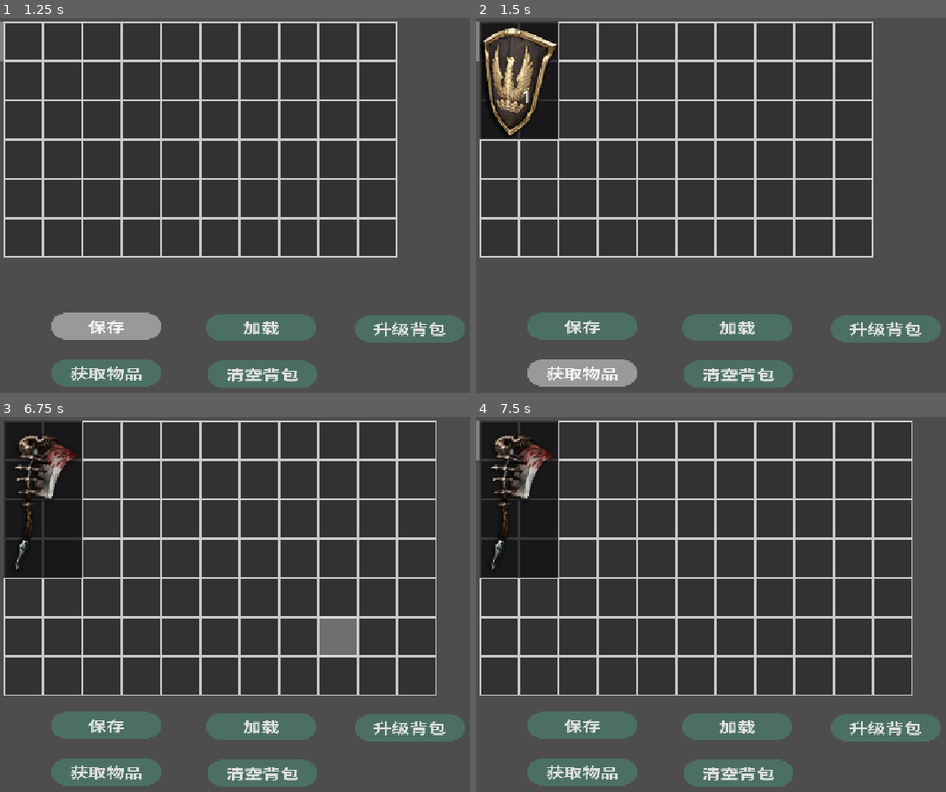
Above: before the commit, frames 1-4 (two rows, left to right).
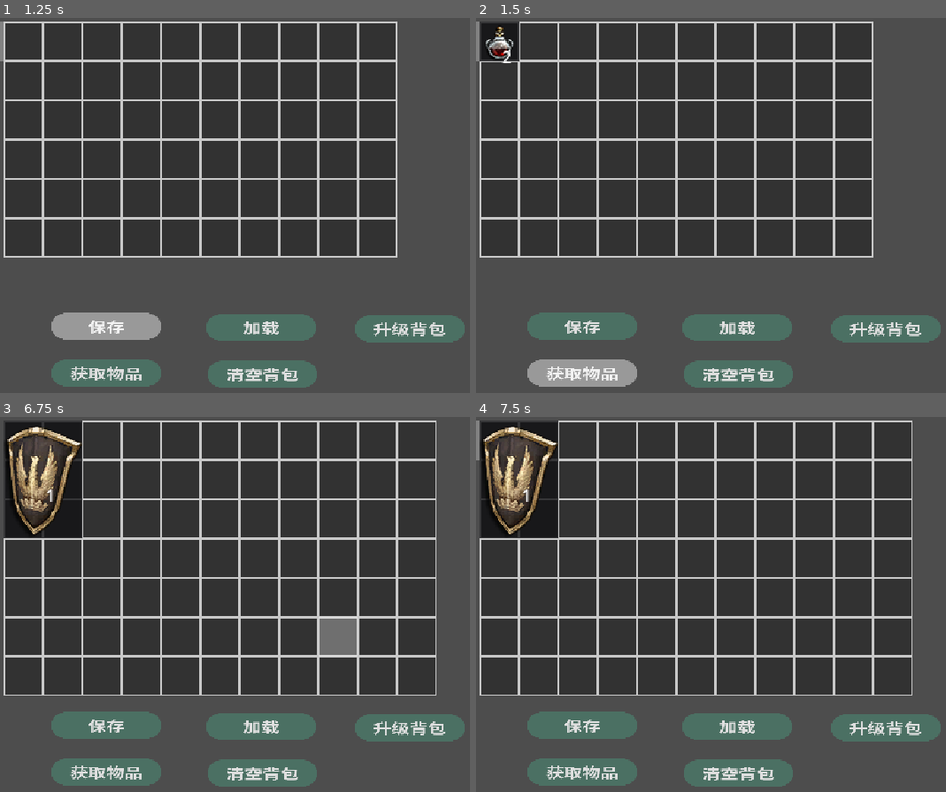
Above: after the commit, the same moments.

Repository: TechAoba/InventorySystem
Game: Godot game, scene res://scenes/main.tscn
The game is run twice, just before and just after one commit, with the same random seed, the same clock (stepped at 60 frames per second) and the same inputs.
Inputs (mouse positions are in pixels of both pictures, inside the frame that each line leads up to):
- Up to frame 1 (1.25 s): click "保存" at 0.5 s
- Up to frame 2 (1.5 s): click "获取物品" at 1.25 s
- Up to frame 3 (6.75 s): click "加载" at 2 s; click "清空背包" at 2.75 s; click "升级背包" at 3.5 s; tap Enter (confirm) at 4.25, 5, 5.1, 5.75, 6.5 s; move the mouse to (220, 559) at 4.27 s; hold D (right) 4.28-5.03 s; tap R (pack) at 4.35, 5.3, 5.85 s; click (220, 559) at 4.42 s; move the mouse to (211, 634) at 5.02 s; hold S (down) 5.03-5.78 s; move the mouse to (423, 529) at 5.77 s; hold D (right) 5.78-6.53 s; move the mouse to (319, 694) at 6.52 s; hold W (up) from 6.53 s (still down); tap P (pickup) at 6.6 s; click (319, 694) at 6.67 s
- Up to frame 4 (7.5 s): tap R (pack) at 6.8 s; tap Enter (confirm) at 7.25 s; move the mouse to (outside the picture) at 7.27 s; release W (up) at 7.28 s; hold A (left) from 7.28 s (still down); tap Tab (tab) at 7.35 s

Frame 1 is identical in both runs. In frame 2, 4.3% of the frame differs, in the area x 0-18%, y 0-33%; in frame 3, 4.2%; in frame 4, 4.2%.

Commit message:
bug修复: 键盘移动旋转物体时高亮错位

Diff:
--- /dev/null
+++ b/resources/items/剑武器.tres
@@ -0,0 +1,19 @@
+[gd_resource type="Resource" script_class="ItemWeapon" format=3 uid="uid://fxq5y4gn7dv0"]
+
+[ext_resource type="Script" uid="uid://dw6b2s7xwdq28" path="res://scripts/item/item_weapon.gd" id="1_0dngd"]
+[ext_resource type="Script" uid="uid://c56jbkdvxla8y" path="res://scripts/backpack/in_backpack_attr.gd" id="1_xdlyx"]
+[ext_resource type="Texture2D" uid="uid://wf8mp6ckxk4o" path="res://assets/剑.png" id="3_wxobg"]
+
+[sub_resource type="Resource" id="Resource_u1saq"]
+script = ExtResource("1_xdlyx")
+metadata/_custom_type_script = "uid://c56jbkdvxla8y"
+
+[resource]
+script = ExtResource("1_0dngd")
+item_id = "sword"
+name = "剑"
+item_type = 0
+description = "手持武器，伤害高"
+in_backpack_attr = SubResource("Resource_u1saq")
+texture = ExtResource("3_wxobg")
+metadata/_custom_type_script = "uid://dw6b2s7xwdq28"
--- a/scripts/backpack/item_grid.gd
+++ b/scripts/backpack/item_grid.gd
@@ -296,7 +296,7 @@
 		highlight_box.append(next_pos)
 		highlight_box.append(currentSize)
 		# 设置物品的位置
-		held_item.set_pos(next_pos + self.global_position + held_item.color_rect.size / 2.0)
+		held_item.set_pos(next_pos + self.global_position + held_item.xy / 2.0)
 
 	return highlight_box
 
--- a/scripts/backpack/organization/bin_manager_mutiple.gd
+++ b/scripts/backpack/organization/bin_manager_mutiple.gd
@@ -22,7 +22,7 @@
 	p_bin_height: int = 6,
 	p_bin_algo: String = "bin_best_fit",
 	p_pack_algo: String = "maximal_rectangle",
-	p_heuristic: String = "best_area",
+	p_heuristic: String = "best_shortside",
 	p_split_heuristic: String = "default",
 	p_rotation: bool = true,
 	p_rectangle_merge: bool = true,
--- a/scripts/backpack/organization/heuristics.gd
+++ b/scripts/backpack/organization/heuristics.gd
@@ -5,7 +5,8 @@
 			min(rect.width - item.in_backpack_attr.width, rect.height - item.in_backpack_attr.height)]
 
 static func scoreBSSF(rect: FreeRectangle, item: ItemBase, packer) -> Array:
-	return [min(rect.width - item.in_backpack_attr.width, rect.height - item.in_backpack_attr.height), max(rect.width - item.in_backpack_attr.width, rect.height - item.in_backpack_attr.height)]
+	return [min(rect.width - item.in_backpack_attr.width, rect.height - item.in_backpack_attr.height),
+			max(rect.width - item.in_backpack_attr.width, rect.height - item.in_backpack_attr.height)]
 
 static func scoreBLSF(rect: FreeRectangle, item: ItemBase, packer) -> Array:
 	return [max(rect.width - item.in_backpack_attr.width, rect.height - item.in_backpack_attr.height), min(rect.width - item.in_backpack_attr.width, rect.height - item.in_backpack_attr.height)]
--- a/scripts/backpack/organization/maximal_rectangle_packer.gd
+++ b/scripts/backpack/organization/maximal_rectangle_packer.gd
@@ -13,12 +13,14 @@
 
 var score_func_: Callable
 
-func _init(width: int, height: int, rotation: bool = false, heuristic: String = "best_area"):
+func _init(width: int, height: int, rotation: bool = false, heuristic: String = "best_shortside"):
 	self.bin_width = width
 	self.bin_height = height
 	self.free_area = width * height
 	self.rotation = rotation
-
+	#print("bin_width: ", bin_width)
+	#print("bin_height: ", bin_height)
+	#print("algo: ", heuristic)
 	match heuristic:
 		"best_area": 		score_func_ = Heuristics.scoreBAF
 		"best_shortside":  	score_func_ = Heuristics.scoreBSSF
--- a/scripts/factory/ItemFactory.gd
+++ b/scripts/factory/ItemFactory.gd
@@ -5,6 +5,7 @@
 	"axe": "res://resources/items/斧头武器.tres",
 	"shield": "res://resources/items/盾武器.tres",
 	"medicine": "res://resources/items/药水.tres",
+	"sword": "res://resources/items/剑武器.tres",
 }
 
 # 资源缓存：已加载的物品资源，避免重复load
